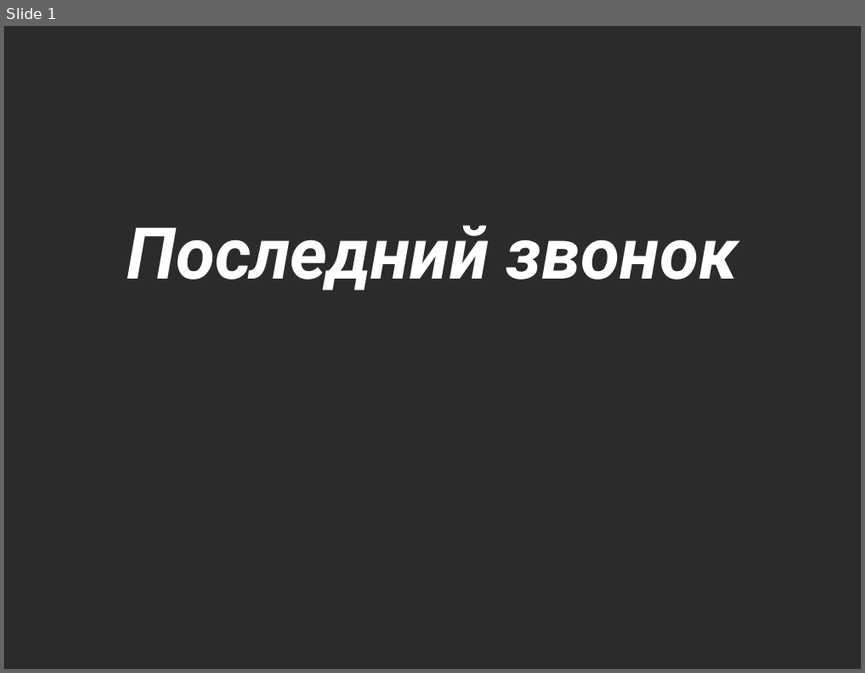
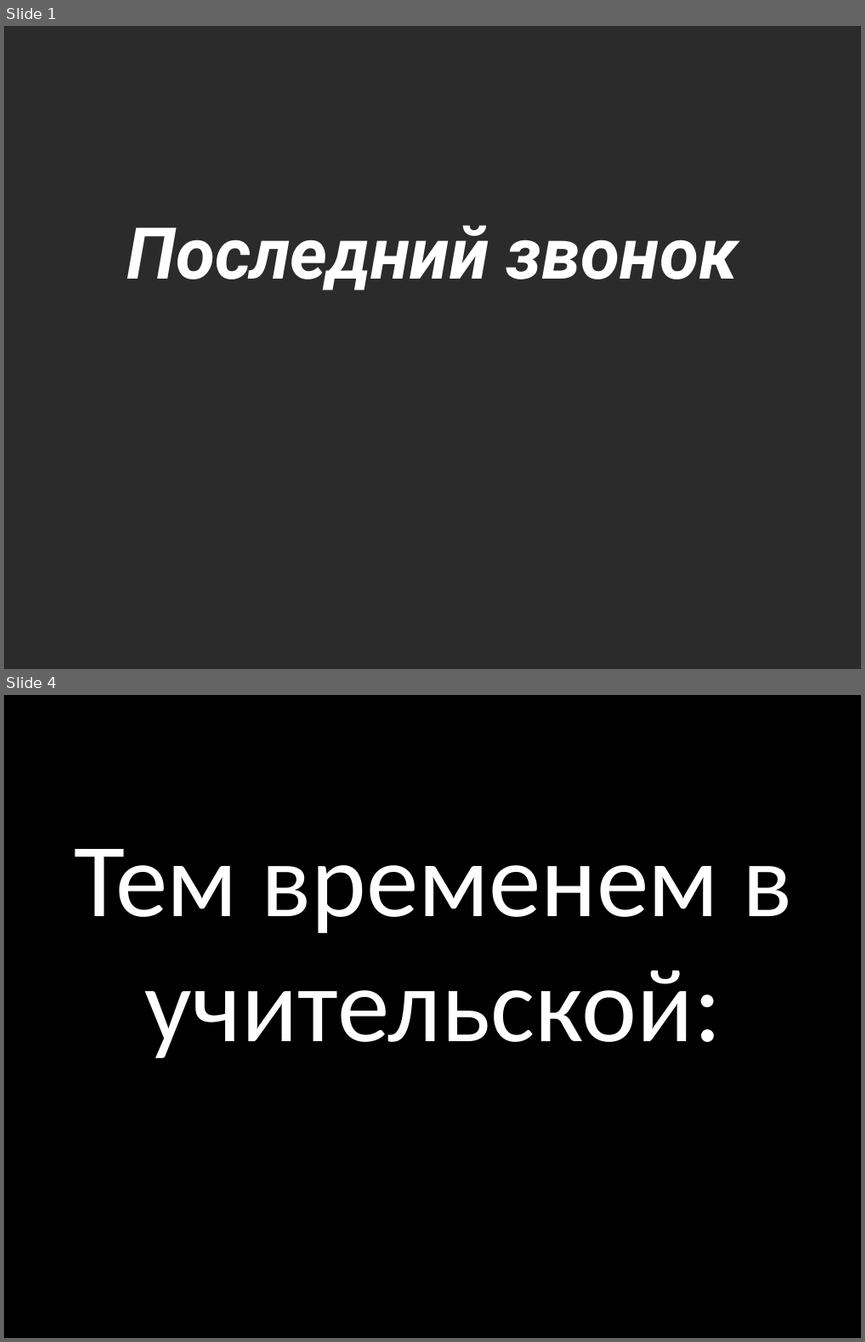
Before and after one commit to peatrovichandrey/kapustnic, a slide deck: kapustnic.pptx. Shown one above the other, each under a label of ours: slide 1 before the commit, slides 1 and 4 after it; the slides between them are not shown. The pictures are 865x673 and 865x1342 pixels, drawn with LibreOffice and Linux fonts; fonts in the diff are those of the drawing; background and template pictures are left out; a plain dark background stands for a picture behind light text. Boxes give left, top, right and bottom in pixels: in the first picture for what was removed or moved away, otherwise in the second. Text is boxed around its words. In the diff, an @@ line names an element or a change of style, - is before the commit and + after.

```diff
--- a/kapustnic.pptx
+++ b/kapustnic.pptx
@@ slide 4 added at (4, 695, 861, 1338), background #FFFFFF @@
@@ rectangle added at (4, 695, 861, 1338), fill #000000, outline #000000 6 pt @@
@@ text added at (74, 849, 793, 1058), 88 pt, text #FFFFFF @@
+Тем временем в учительской:
```
Also in this commit, not shown: 2 other slides added.
